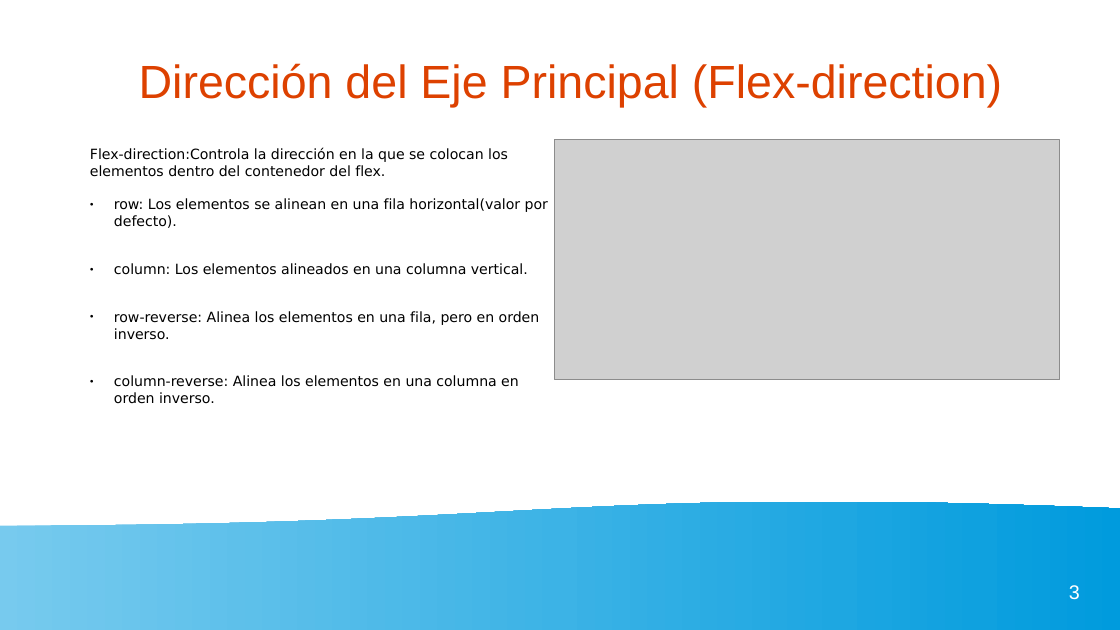
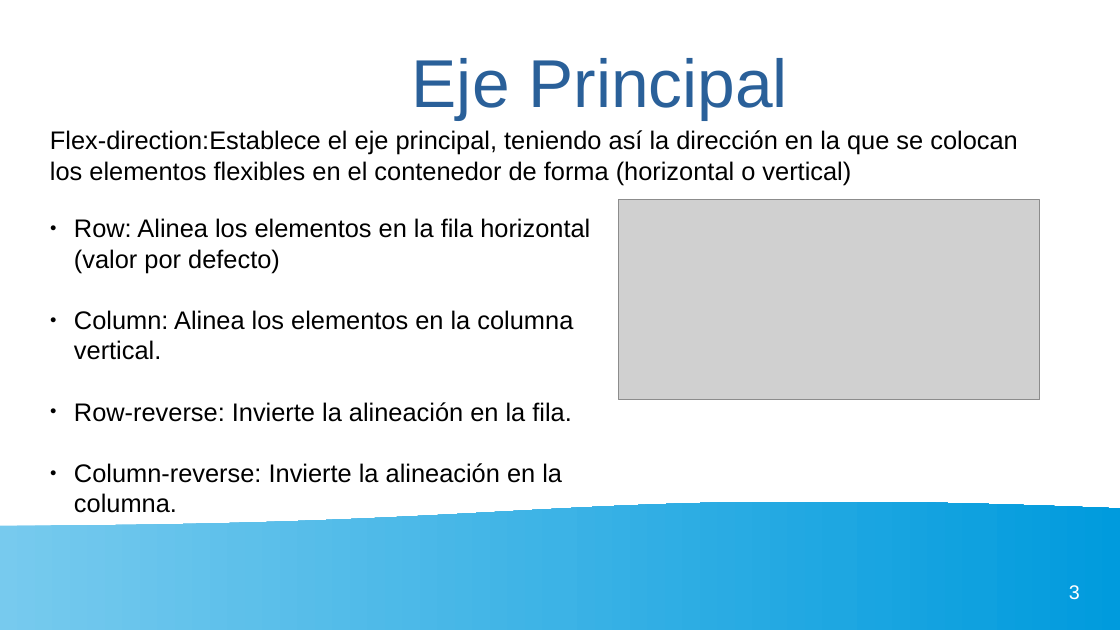
Before and after one commit to gaizkamg/HTML-CSS-Entregable, a slide deck: slide 3 of Presentacion/presentacion-flexbox.odp. Drawn at 1120x630 pixels with LibreOffice and Linux fonts; fonts in the diff are those of the drawing; grey boxes stand for pictures. Boxes give left, top, right and bottom in pixels: in the first picture for what was removed or moved away, otherwise in the second. Text is boxed around its words. In the diff, an @@ line names an element or a change of style, - is before the commit and + after.

```diff
--- a/Presentacion/presentacion-flexbox.odp
+++ b/Presentacion/presentacion-flexbox.odp
@@ title at (412, 58, 788, 120): text changed; size 33 to 48 pt; text colour #DD4100 to #2A6099 @@
-Dirección del Eje Principal (Flex-direction)
+Eje Principal
@@ text added at (50, 130, 1018, 185), 18 pt, text #000000 @@
+Flex-direction:Establece el eje principal, teniendo así la dirección en la que se colocan los elementos flexibles en el contenedor de forma (horizontal o vertical)
@@ picture: place and size @@
-picture at (555, 140, 1061, 380)
+picture at (619, 200, 1041, 400)
@@ text at (74, 218, 590, 513): text changed; size 10 to 18 pt; font DejaVu Sans to Arial @@
-Flex-direction:Controla la dirección en la que se colocan los elementos dentro del contenedor del flex.
-● row: Los elementos se alinean en una fila horizontal(valor por defecto).
-● column: Los elementos alineados en una columna vertical.
-● row-reverse: Alinea los elementos en una fila, pero en orden inverso.
-● column-reverse: Alinea los elementos en una columna en orden inverso.
+● Row: Alinea los elementos en la fila horizontal (valor por defecto)
+● Column: Alinea los elementos en la columna vertical.
+● Row-reverse: Invierte la alineación en la fila.
+● Column-reverse: Invierte la alineación en la columna.
```
Also in this commit, not shown: 3 other slides changed, 1 slide added, 1 slide removed.
